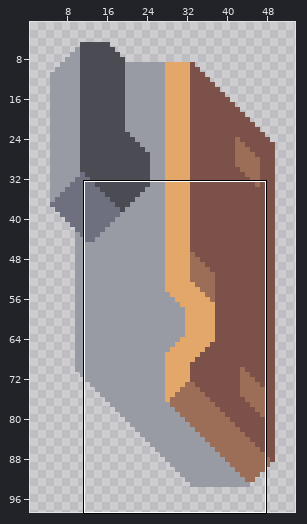
File history of a sprite sheet, assets/sprites/blocks/turrets/clevicure/clevicure-mid-l.png. Above: a wide view before the commit, with the close-up outlined.
Close-up. Before the edit:
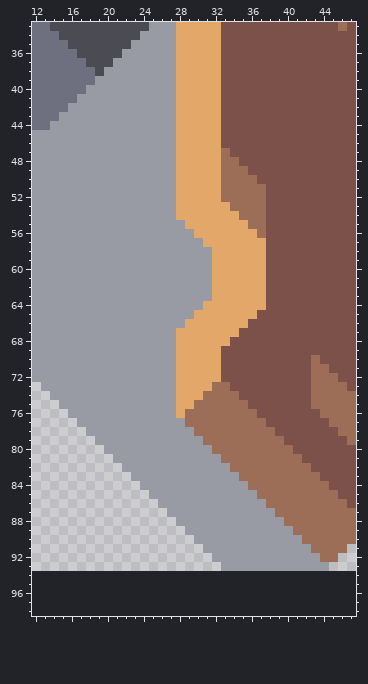
The file is 45x89 pixels. Shown: x 12..47, y 33..98. The old version is drawn lined up with the new one, on the new canvas. The wide view leaves out empty margins.
Once edited:
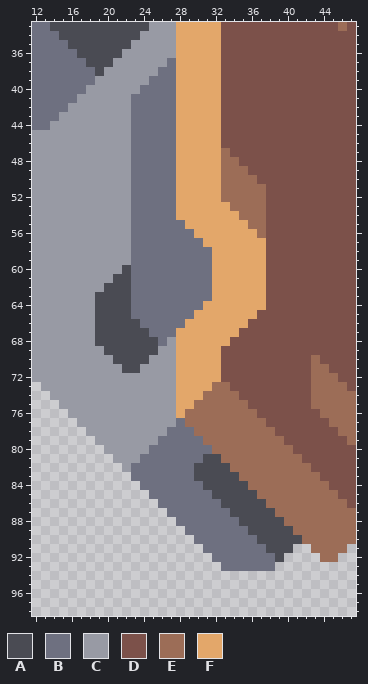
Palette (. is transparent): A #4a4b53  B #6e7080  C #989aa4  D #7c514a  E #9c6d57  F #e3a76a
The exact change:
canvas 45x89 -> 55x99, the old top-left corner now at 5,5
Changed rows in their new state; - is an unchanged pixel.
first column x 19:
37 --------B----
38 -------BB----
39 ------BBB----
40 -----BBBB----
41 ----BBBBB----
42 ----BBBBB----
43 ----BBBBB----
44 ----BBBBB----
45 ----BBBBB----
46 ----BBBBB----
47 ----BBBBB----
48 ----BBBBB----
49 ----BBBBB----
50 ----BBBBB----
51 ----BBBBB----
52 ----BBBBB----
53 ----BBBBB----
54 ----BBBBB----
55 ----BBBBBB---
56 ----BBBBBBB--
57 ----BBBBBBBB-
58 ----BBBBBBBBB
59 ----BBBBBBBBB
60 ---ABBBBBBBBB
61 --AABBBBBBBBB
62 -AAABBBBBBBBB
63 AAAABBBBBBBBB
64 AAAABBBBBBBB-
65 AAAABBBBBBB--
66 AAAAABBBBB---
67 AAAAAABBB----
68 AAAAAAAB-----
69 -AAAAAA------
70 --AAAA-------
71 ---AA--------
first column x 23:
77 -----B----------------
78 ----BBB---------------
79 ---BBBBB--------------
80 --BBBBBBB-------------
81 -BBBBBBBAA------------
82 BBBBBBBAAAA-----------
83 BBBBBBBAAAAA----------
84 -BBBBBBBAAAAA---------
85 --BBBBBBBAAAAA--------
86 ---BBBBBBBAAAAA-------
87 ----BBBBBBBAAAAA------
88 -----BBBBBBBAAAAA-----
89 ------BBBBBBBAAAAA----
90 -------BBBBBBBAAAAA---
91 --------BBBBBBBAAA..--
92 ---------BBBBBBBA....-
93 ----------BBBBBB......
